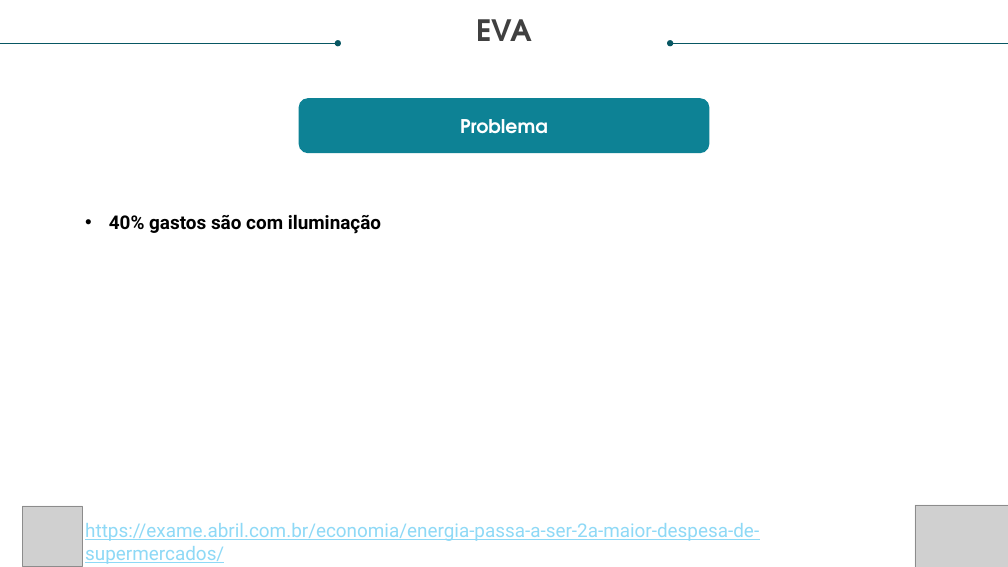
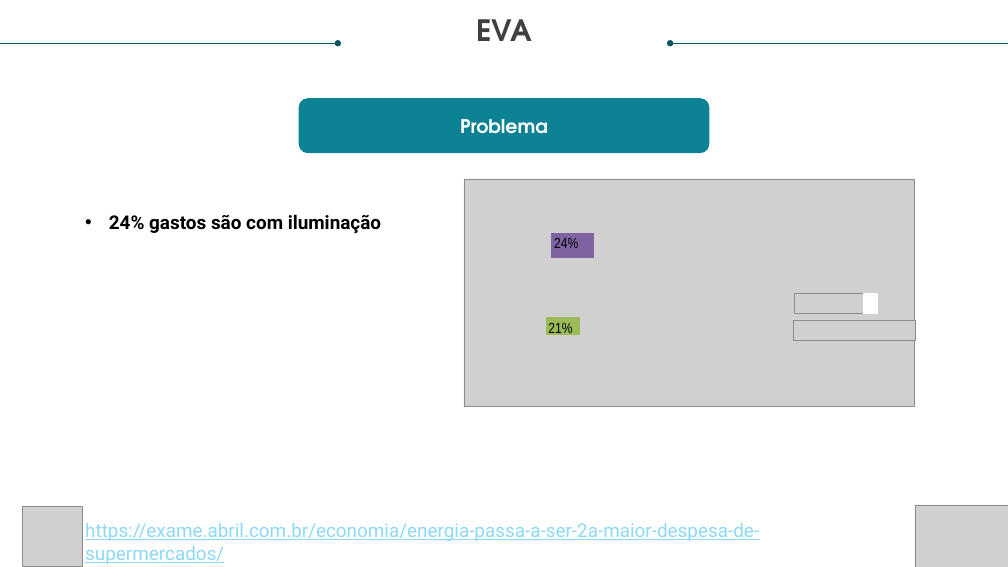
Before and after one commit to YuriJVedovate/EVA_projeto, a slide deck: slide 3 of APRESENTAÇÃO/Sprint 1 ATUALIZADO 1 [Salvo automaticamente].pptx. Drawn at 1008x567 pixels with LibreOffice and Linux fonts; fonts in the diff are those of the drawing; grey boxes stand for pictures; background and template pictures are left out. Boxes give left, top, right and bottom in pixels: in the first picture for what was removed or moved away, otherwise in the second. Text is boxed around its words. In the diff, an @@ line names an element or a change of style, - is before the commit and + after.

```diff
--- a/APRESENTAÇÃO/Sprint 1 ATUALIZADO 1 [Salvo automaticamente].pptx
+++ b/APRESENTAÇÃO/Sprint 1 ATUALIZADO 1 [Salvo automaticamente].pptx
@@ text at [109, 214, 381, 234]: text changed @@
-• 40% gastos são com iluminação
+• 24% gastos são com iluminação
@@ group added at [464, 179, 916, 407]: 3 pictures, 3 rectangles, 2 texts @@
+24%
+21%
```
Also in this commit, not shown: 3 other slides changed, 3 other files.
